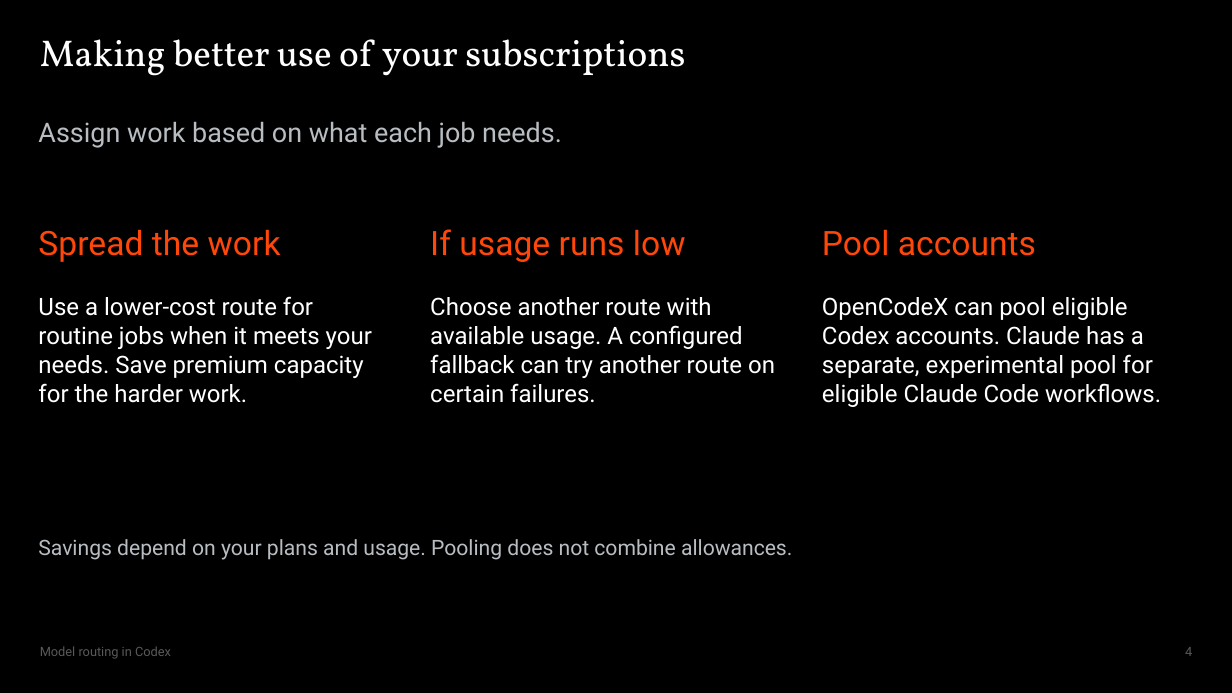
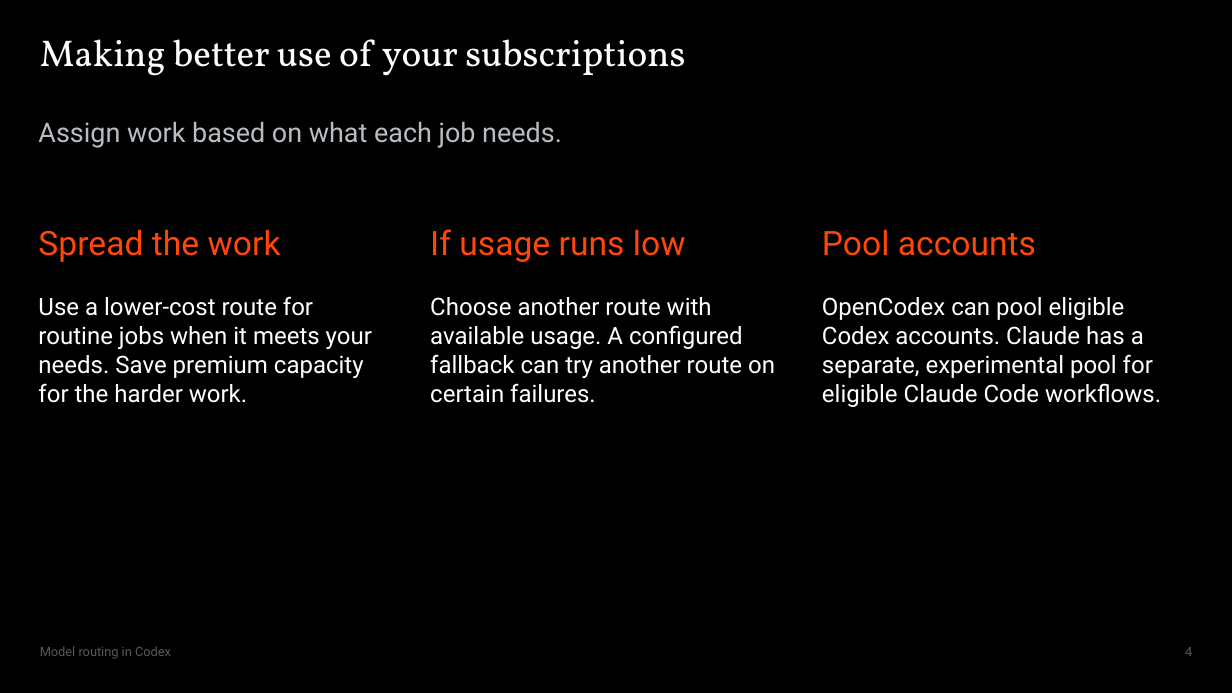
Before and after one commit to Max-FM/RDP-Train-the-Trainer-Workshop-2026, a slide deck: slide 4 of presentation/model-routing.pptx. Drawn at 1232x693 pixels with LibreOffice and Linux fonts; fonts in the diff are those of the drawing. Boxes give left, top, right and bottom in pixels: in the first picture for what was removed or moved away, otherwise in the second. Text is boxed around its words. In the diff, an @@ line names an element or a change of style, - is before the commit and + after.

```diff
--- a/presentation/model-routing.pptx
+++ b/presentation/model-routing.pptx
@@ text at bbox=[822, 297, 1161, 407]: text changed @@
-OpenCodeX can pool eligible Codex accounts. Claude has a separate, experimental pool for eligible Claude Code workflows.
+OpenCodex can pool eligible Codex accounts. Claude has a separate, experimental pool for eligible Claude Code workflows.
@@ text removed at bbox=[38, 539, 792, 560] @@
-Savings depend on your plans and usage. Pooling does not combine allowances.
```
Also in this commit, not shown: 4 other slides changed, 10 other files.
